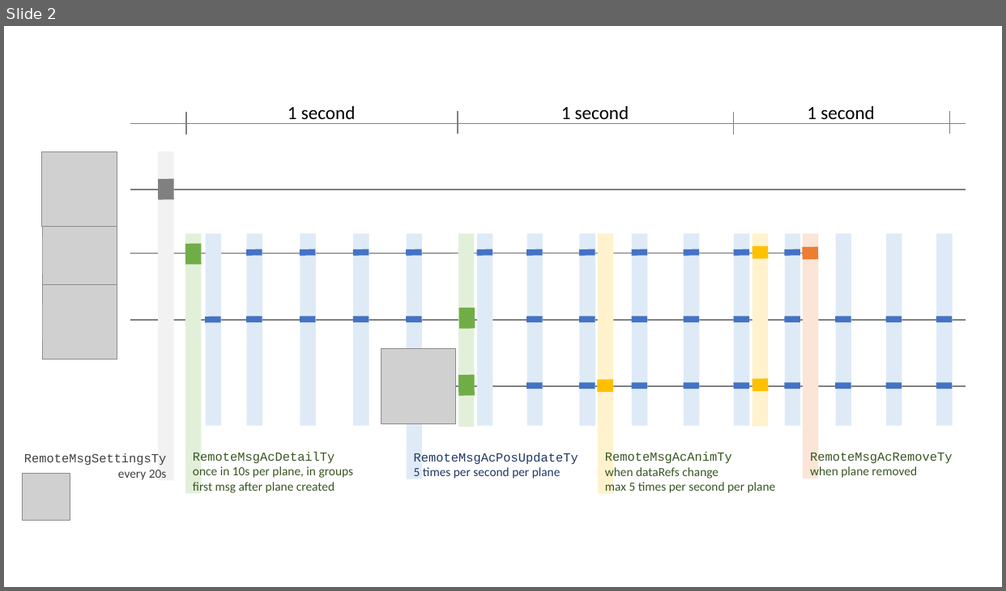
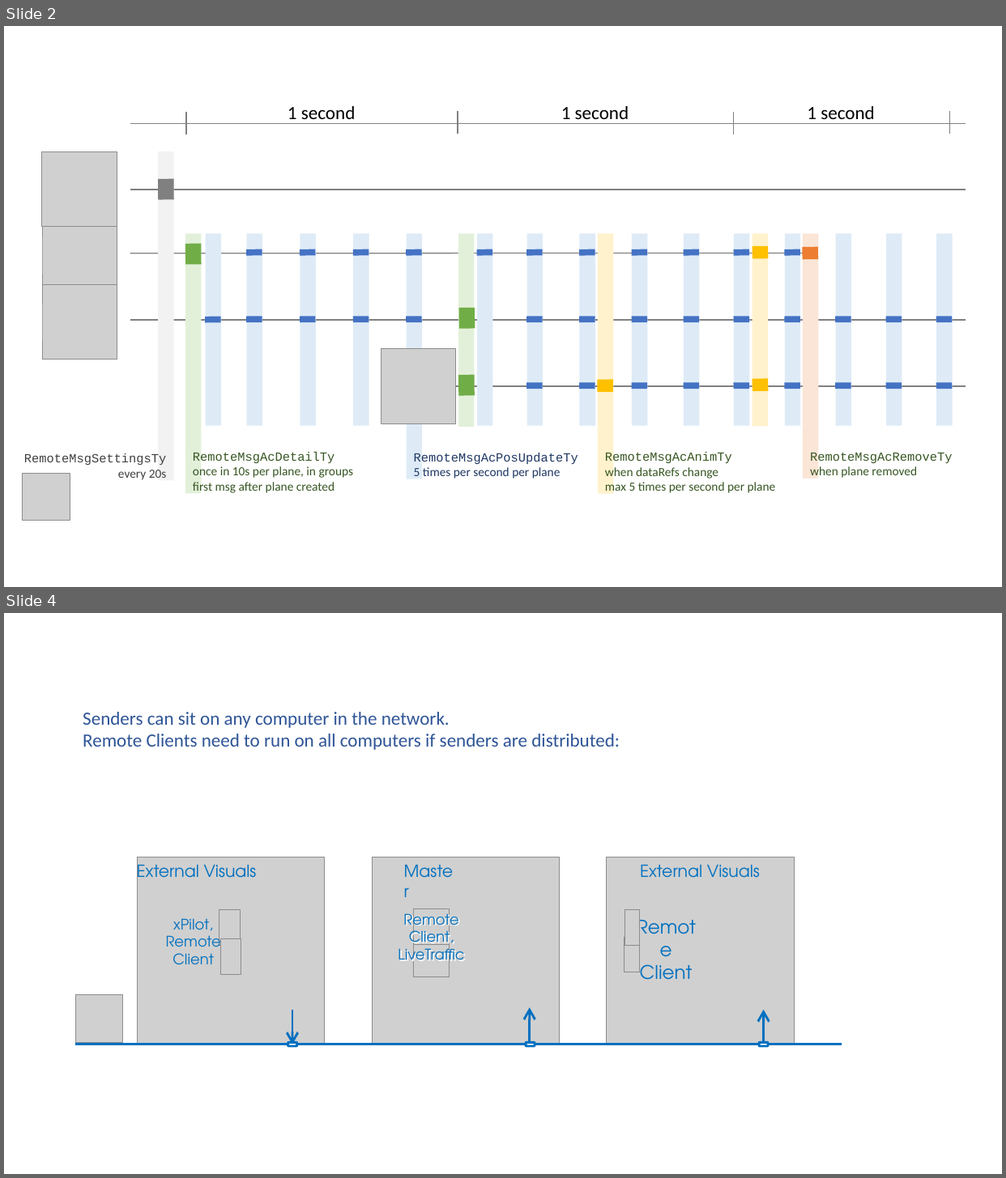
Before and after one commit to TwinFan/XPMP2, a slide deck: docs/XPMP2 Remote Architecture.pptx. Shown one above the other, each under a label of ours: slide 2 before the commit, slides 2 and 4 after it; the slides between them are not shown. The pictures are 1006x591 and 1006x1178 pixels, drawn with LibreOffice and Linux fonts; fonts in the diff are those of the drawing; grey boxes stand for pictures. Boxes give left, top, right and bottom in pixels: in the first picture for what was removed or moved away, otherwise in the second. Text is boxed around its words. In the diff, an @@ line names an element or a change of style, - is before the commit and + after.

```diff
--- a/docs/XPMP2 Remote Architecture.pptx
+++ b/docs/XPMP2 Remote Architecture.pptx
@@ slide 4 added at [4, 613, 1002, 1174], background #FFFFFF @@
@@ text added at [83, 712, 620, 750], 18 pt, text #2F5597 @@
+Senders can sit on any computer in the network.
+Remote Clients need to run on all computers if senders are distributed:
@@ text added at [137, 860, 257, 885], 16 pt, text #0070C0 @@
+External Visuals
@@ picture added at [138, 857, 325, 1045] @@
@@ picture added at [372, 857, 560, 1045] @@
@@ text added at [396, 857, 465, 884], 16 pt, text #0070C0 @@
+Master
@@ picture added at [607, 857, 795, 1045] @@
@@ text added at [640, 865, 760, 878], 16 pt, text #0070C0 @@
+External Visuals
@@ text added at [166, 918, 221, 965], 14 pt, text #0070C0 @@
+xPilot,
+Remote Client
@@ picture added at [219, 909, 241, 945] @@
@@ text added at [398, 909, 464, 967], 14 pt, text #0070C0 @@
+Remote Client,
+LiveTraffic
@@ text added at [405, 911, 460, 949], 18 pt, text #0070C0 @@
+Remote Client
@@ picture added at [414, 909, 449, 944] @@
@@ picture added at [625, 909, 640, 945] @@
@@ picture added at [220, 939, 241, 975] @@
@@ picture added at [414, 942, 449, 977] @@
@@ picture added at [624, 937, 639, 972] @@
@@ picture added at [75, 995, 123, 1043] @@
@@ arrow added from (292, 1010) to (292, 1045), #0070C0 2.25 pt @@
@@ arrow added from (530, 1043) to (530, 1007), #0070C0 2.25 pt @@
@@ arrow added from (764, 1045) to (764, 1010), #0070C0 2.25 pt @@
@@ line added from (75, 1045) to (842, 1045), #0070C0 2.25 pt @@
@@ rounded rectangle added at [288, 1043, 297, 1046], fill #FFFFFF, outline #0070C0 2.25 pt @@
@@ rounded rectangle added at [526, 1043, 535, 1046], fill #FFFFFF, outline #0070C0 2.25 pt @@
@@ rounded rectangle added at [760, 1043, 769, 1046], fill #FFFFFF, outline #0070C0 2.25 pt @@
```
Also in this commit, not shown: 1 slide changed, 1 other slide added.
